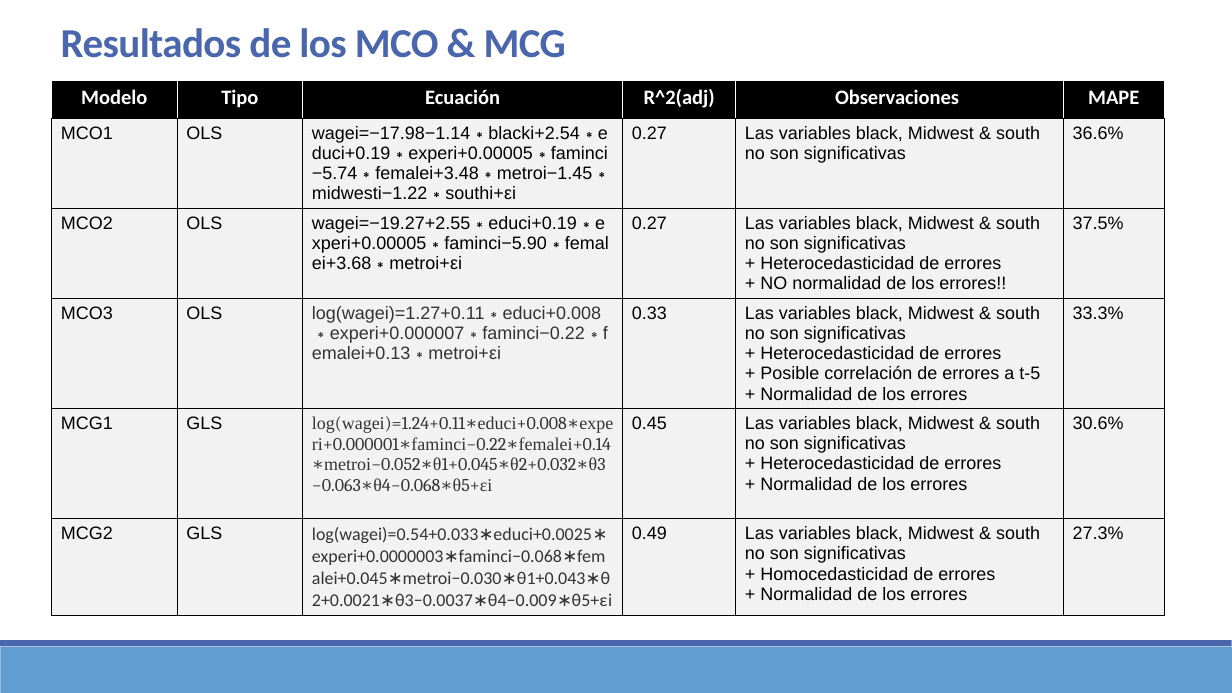
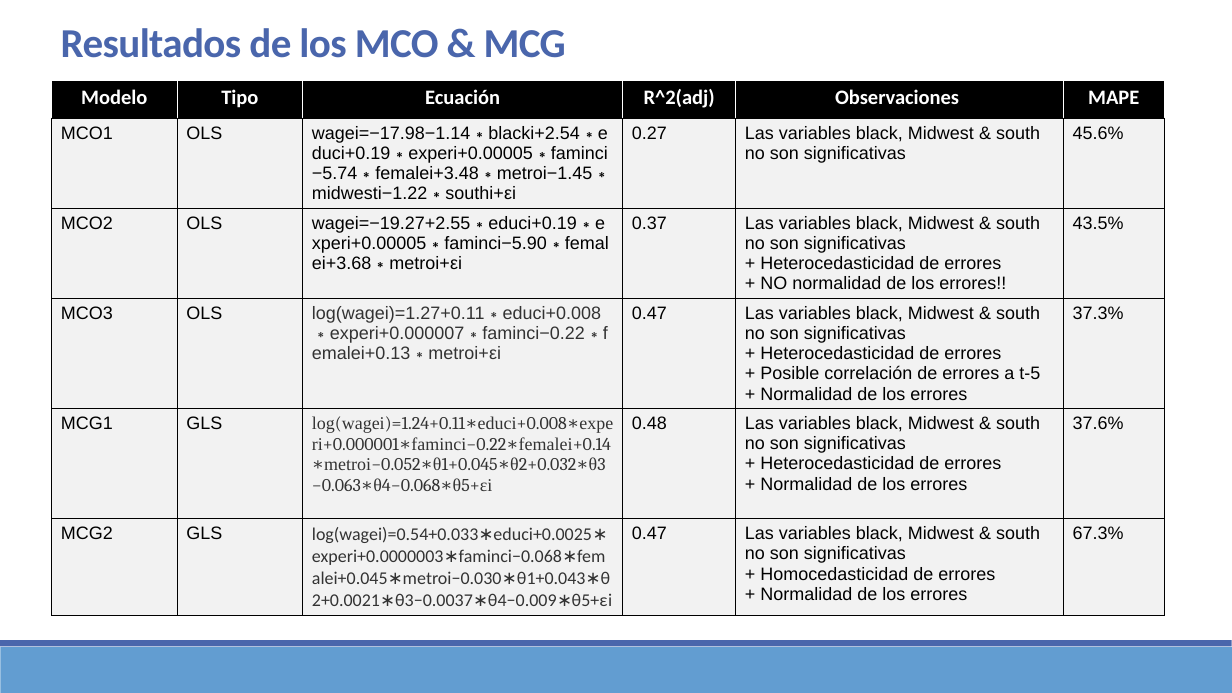
Before and after one commit to Sergio-Ibarra-1795/MIS_Regresion_GitHub, a slide deck: slide 19 of Mod_Lineales_Examen_a_casa_v2.pptx. Drawn at 1232x693 pixels with LibreOffice and Linux fonts; fonts in the diff are those of the drawing. Boxes give left, top, right and bottom in pixels: in the first picture for what was removed or moved away, otherwise in the second. Text is boxed around its words. In the diff, an @@ line names an element or a change of style, - is before the commit and + after.

```diff
--- a/Mod_Lineales_Examen_a_casa_v2.pptx
+++ b/Mod_Lineales_Examen_a_casa_v2.pptx
@@ table at (x1=52, y1=80, x2=1165, y2=639) @@
-row 2, column 6: 36.6%
+row 2, column 6: 45.6%
-row 3, column 4: 0.27
+row 3, column 4: 0.37
-row 3, column 6: 37.5%
+row 3, column 6: 43.5%
-row 4, column 4: 0.33
+row 4, column 4: 0.47
-row 4, column 6: 33.3%
+row 4, column 6: 37.3%
-row 5, column 4: 0.45
+row 5, column 4: 0.48
-row 5, column 6: 30.6%
+row 5, column 6: 37.6%
-row 6, column 4: 0.49
+row 6, column 4: 0.47
-row 6, column 6: 27.3%
+row 6, column 6: 67.3%
```
Also in this commit, not shown: 3 other files.
